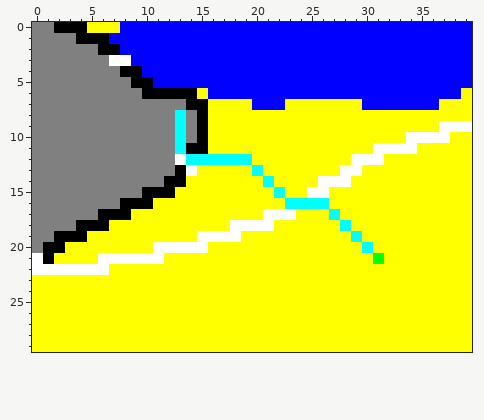
Pixel-art sprite -- src/main/resources/output/i22-dijkstra.png. This is how it looked before the edit.
The file is 40x30 pixels.
Once edited:
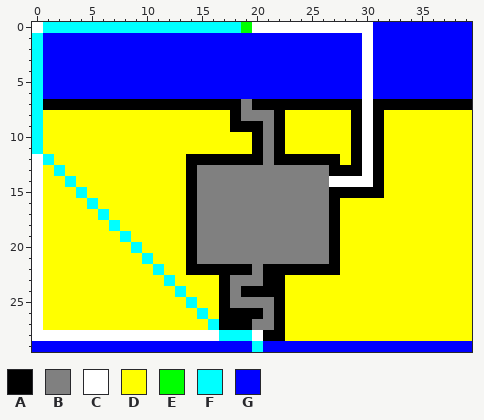
Palette (. is transparent): A #000000  B #808080  C #ffffff  D #ffff00  E #00ff00  F #00ffff  G #0000ff
The edit:
Changed rows in their new state; - is an unchanged pixel.
first column x 0:
 0 CFFFFFFFFFFFFFFFFFFECCCCCCCCCCC---------
 1 FGGGGGG-----------------------C---------
 2 FGGGGGGG----------------------C---------
 3 FGGGGGGGG---------------------C---------
 4 FGGGGGGGGG--------------------C---------
 5 FGGGGGGGGGG-------------------C---------
 6 FGGGGGGGGGGGGGGG--------------C--------G
 7 FAAAAAAAAAAAAA--AAABAAAAAAAAAACAAAAAAAAA
 8 FDDDDDDDDDDDDDDD--ABBBA------ACA--------
 9 FDDDDDDDDDDDDDDD--AAABA------ACA-----DDD
10 FDDDDDDDDDDDDDDD----ABA------ACA--DDDD--
11 FDDDDDDDDDDDDDDD----ABA------ACADDD-----
12 CFDDDDDDDDDDDDAAAAAAABAAAAAA-A-A--------
13 CDFDDDDDDDDDDDABBBBBBBBBBBBAAACA--------
14 CDDFDDDDDDDDDDABBBBBBBBBBBB--CCA--------
15 CDDDFDDDDDDDD-ABBBBBBBBBBBBAAAAA--------
16 CDDDDFDDDDD---ABBBBBBBBBBBBA------------
17 CDDDDDFDD-----ABBBBBBBBBBBBA------------
18 CDDDDDDF------ABBBBBBBBBBBBAD-----------
19 CDDDD---F-----ABBBBBBBBBBBBA-D----------
20 CDD------F-DDDABBBBBBBBBBBBA--D---------
21 -D----DDDDFD--ABBBBBBBBBBBBA---D--------
22 -DDDDDD----F--AAAAAABAAAAAAA------------
23 C-----------F----ABBBAA-----------------
24 C------------F---ABAAAA-----------------
25 C-------------F--ABBBBA-----------------
26 C--------------F-AAAABA-----------------
27 C---------------FAAABBA-----------------
28 CCCCCCCCCCCCCCCCCFFFCAA-----------------
29 GGGGGGGGGGGGGGGGGGGGFGGGGGGGGGGGGGGGGGGG
Boxes around the changes in both pictures, in picture pixels (x1, y1, x2, y2):
changed: (32, 22, 472, 352)
